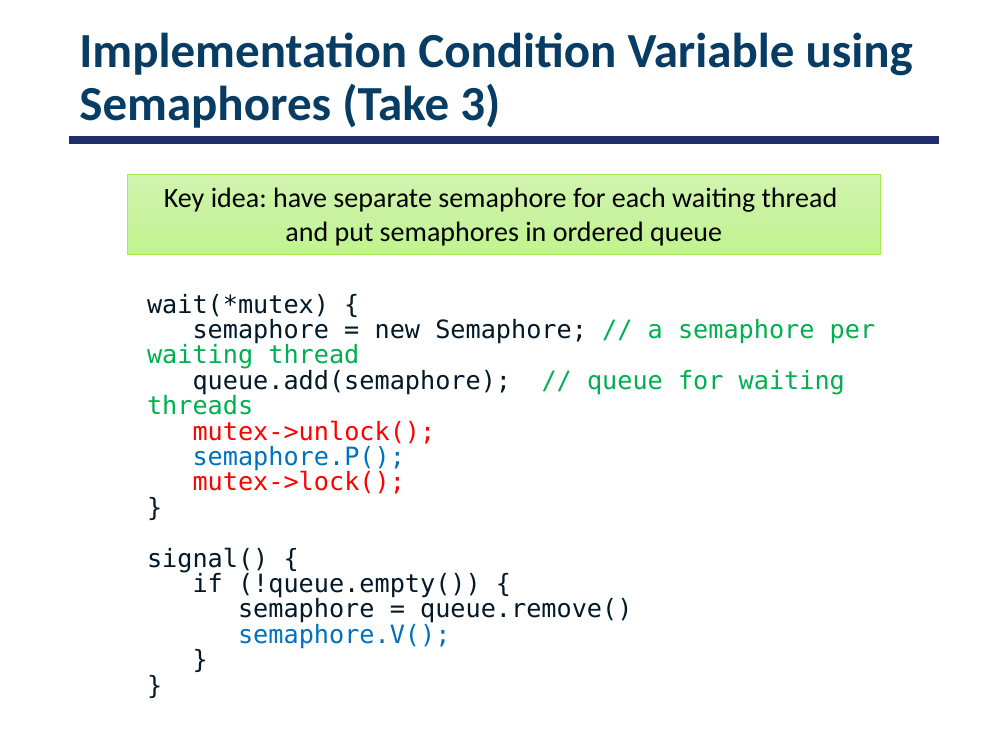
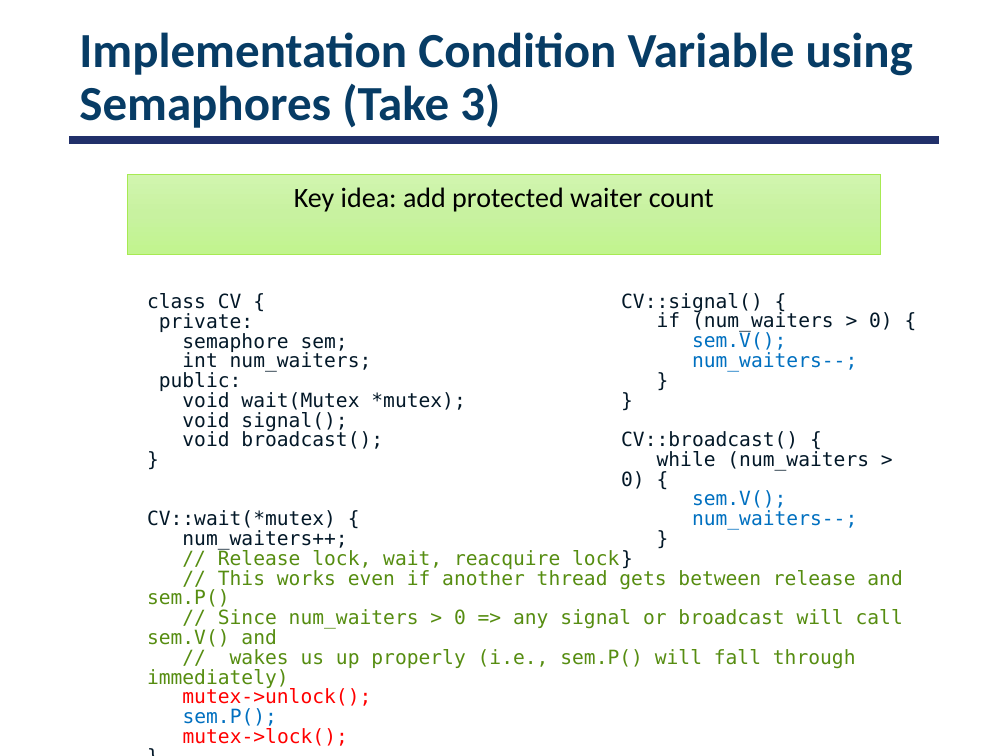
Before and after one commit to smajidzahedi/ECE350, a slide deck: slide 91 of Lectures/03-multithreaded.pptx (slide 90 before the commit). Drawn at 1008x756 pixels with LibreOffice and Linux fonts; fonts in the diff are those of the drawing. Boxes give left, top, right and bottom in pixels: in the first picture for what was removed or moved away, otherwise in the second. Text is boxed around its words. In the diff, an @@ line names an element or a change of style, - is before the commit and + after.

```diff
--- a/Lectures/03-multithreaded.pptx
+++ b/Lectures/03-multithreaded.pptx
@@ text at <box>294,187,714,212</box>: text changed @@
-Key idea: have separate semaphore for each waiting thread
-and put semaphores in ordered queue
+Key idea: add protected waiter count
@@ text at <box>147,293,903,688</box>: text changed; size 18 to 14 pt; text colour #031828 to #568D11 @@
-wait(*mutex) {
-semaphore = new Semaphore; // a semaphore per waiting thread
-queue.add(semaphore); // queue for waiting threads
+class CV {
+private:
+semaphore sem;
+int num_waiters;
+public:
+void wait(Mutex *mutex);
+void signal();
+void broadcast();
+}
+CV::wait(*mutex) {
+num_waiters++;
+// Release lock, wait, reacquire lock
+// This works even if another thread gets between release and sem.P()
+// Since num_waiters > 0 => any signal or broadcast will call sem.V() and
+// wakes us up properly (i.e., sem.P() will fall through immediately)
@@ text added at <box>621,293,893,530</box>, 14 pt, text #031828 @@
+CV::signal() {
+if (num_waiters > 0) {
+sem.V();
+num_waiters--;
+}
+}
+CV::broadcast() {
+while (num_waiters > 0) {
+sem.V();
+num_waiters--;
+}
+}
@@ text at <box>147,547,632,649</box>: paragraphs removed @@
-signal() {
-if (!queue.empty()) {
-semaphore = queue.remove()
-semaphore.V();
-}
-}
@@ text at <box>182,688,371,709</box>: size 18 to 14 pt in "mutex->unlock();", "mutex->lock();", "}" @@
@@ text at <box>183,708,277,726</box>: text changed; size 18 to 14 pt @@
-semaphore.P();
+sem.P();
```
Also in this commit, not shown: 1 other slide changed, 1 slide added, 3 other files.
